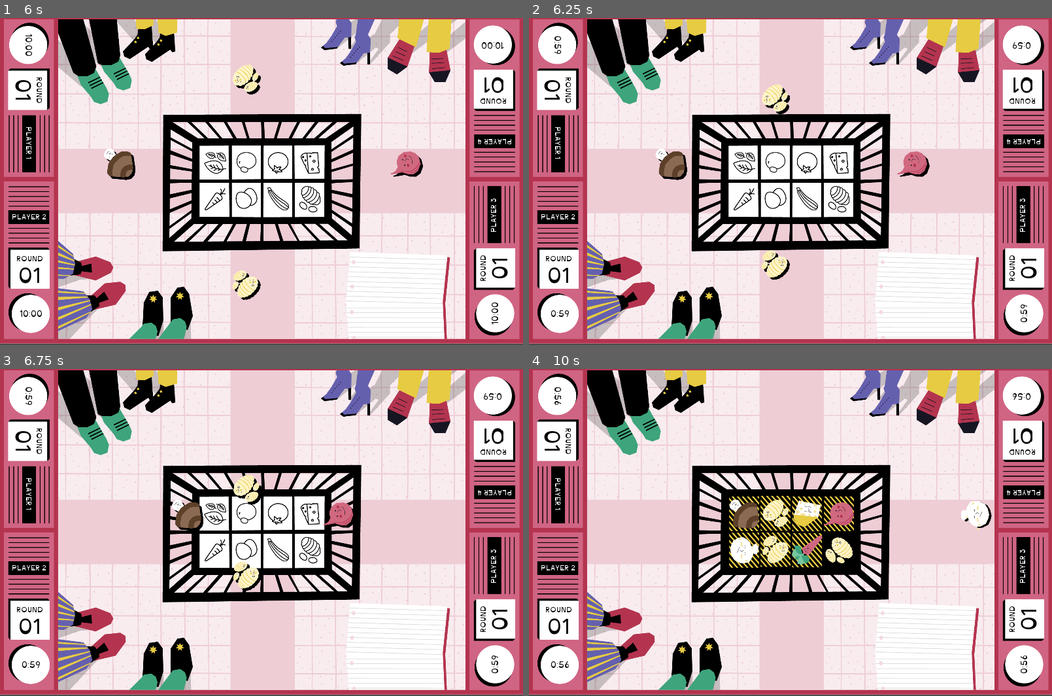
Above: before the commit, frames 1-4 (two rows, left to right).
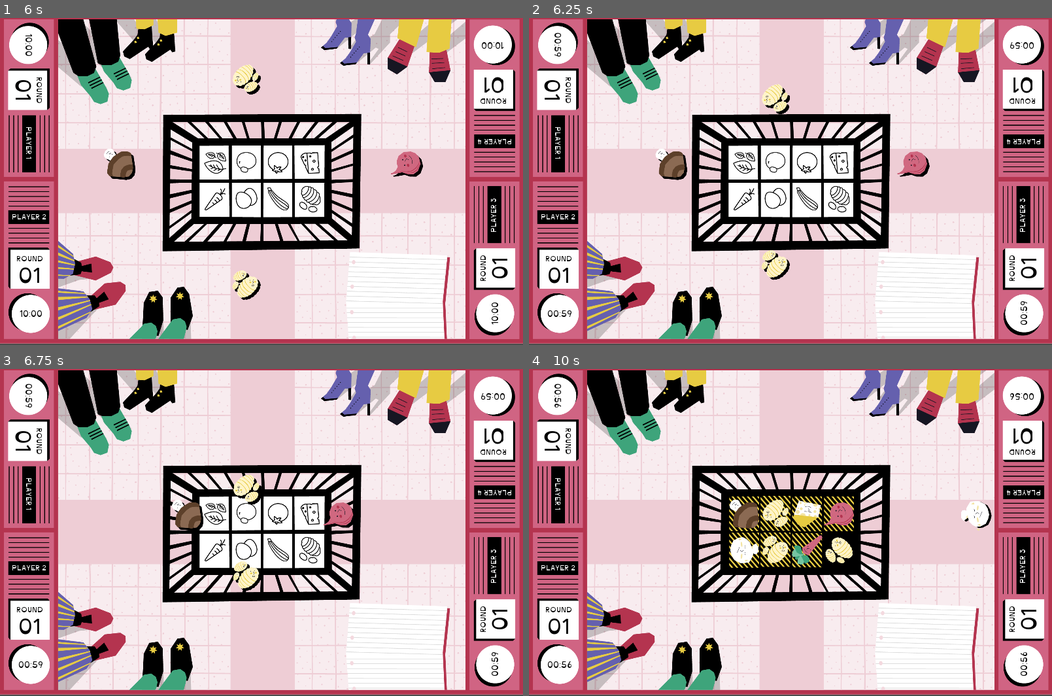
Above: after the commit, the same moments.

Repository: nuco-san/rotary_game
Game: Godot game, scene res://Scenes/TItleScreen.tscn
The game is run twice, just before and just after one commit, with the same random seed, the same clock (stepped at 60 frames per second) and the same inputs.
Inputs:
- Up to frame 1 (6 s): click "Modalità Storia" at 0.5 s; click "AVANTI" at 1.25 s; click "AVANTI" at 2 s; tap Enter at 2.75, 5 s; tap Space at 3.5 s
- Up to frame 2 (6.25 s): no input
- Up to frame 3 (6.75 s): no input
- Up to frame 4 (10 s): no input

Frame 1 is identical in both runs. In frame 2, 0.3% of the frame differs, in the area x 3-97%, y 4-94%; in frame 3, 0.3%; in frame 4, 1.9%.

Commit message:
formattato orologio

Diff:
--- a/Scenes/Minigioco.tscn
+++ b/Scenes/Minigioco.tscn
@@ -43,9 +43,6 @@
 [node name="FinishingPoint" parent="TrackManagerBottom/FoodTrack_1" index="0"]
 position = Vector2( 8, -588 )
 
-[node name="FoodBackgroundWrong" parent="TrackManagerBottom/FoodTrack_1/FinishingPoint" index="3"]
-frame = 0
-
 [node name="FoodTrack_2" parent="TrackManagerBottom" index="1"]
 position = Vector2( 117, -1 )
 acceptable_id = "Zucchina"
@@ -53,9 +50,6 @@
 [node name="FinishingPoint" parent="TrackManagerBottom/FoodTrack_2" index="0"]
 position = Vector2( 7, -585 )
 
-[node name="FoodBackgroundWrong" parent="TrackManagerBottom/FoodTrack_2/FinishingPoint" index="3"]
-frame = 0
-
 [node name="TrackManagerRight" parent="." instance=ExtResource( 3 )]
 position = Vector2( 1797, 539 )
 
@@ -65,9 +59,6 @@
 
 [node name="FinishingPoint" parent="TrackManagerRight/FoodTrack_1" index="0"]
 position = Vector2( -659, 0 )
-
-[node name="FoodBackgroundWrong" parent="TrackManagerRight/FoodTrack_1/FinishingPoint" index="3"]
-frame = 0
 
 [node name="FoodTrack_2" parent="TrackManagerRight" index="1"]
 position = Vector2( 0, 133 )
@@ -77,9 +68,6 @@
 [node name="FinishingPoint" parent="TrackManagerRight/FoodTrack_2" index="0"]
 position = Vector2( -659, 0 )
 
-[node name="FoodBackgroundWrong" parent="TrackManagerRight/FoodTrack_2/FinishingPoint" index="3"]
-frame = 0
-
 [node name="TrackManagerTop" parent="." instance=ExtResource( 3 )]
 position = Vector2( 897, -41 )
 
@@ -89,9 +77,6 @@
 
 [node name="FinishingPoint" parent="TrackManagerTop/FoodTrack_1" index="0"]
 position = Vector2( 8, 578 )
-
-[node name="FoodBackgroundWrong" parent="TrackManagerTop/FoodTrack_1/FinishingPoint" index="3"]
-frame = 0
 
 [node name="FoodTrack_2" parent="TrackManagerTop" index="1"]
 position = Vector2( 117, -1 )
@@ -100,9 +85,6 @@
 
 [node name="FinishingPoint" parent="TrackManagerTop/FoodTrack_2" index="0"]
 position = Vector2( 7, 581 )
-
-[node name="FoodBackgroundWrong" parent="TrackManagerTop/FoodTrack_2/FinishingPoint" index="3"]
-frame = 0
 
 [node name="Sfondo_sopra" type="Sprite" parent="."]
 position = Vector2( 961, 601 )
--- a/Scenes/PlayerUI.gd
+++ b/Scenes/PlayerUI.gd
@@ -12,8 +12,8 @@
 func update_timer(time):
 	var minutes = floor(time / 60)
 	var seconds = time - minutes * 60
-	$TimerLabel.text = str(minutes) + ":" + str(seconds)
+	$TimerLabel.text = str("%02d" % minutes) + ":" + str("%02d" % seconds)
 
 
 func update_round(_round):
-	$RoundContainer/RoundValue.text = "0" + str(_round)
+	$RoundContainer/RoundValue.text = str(_round)
